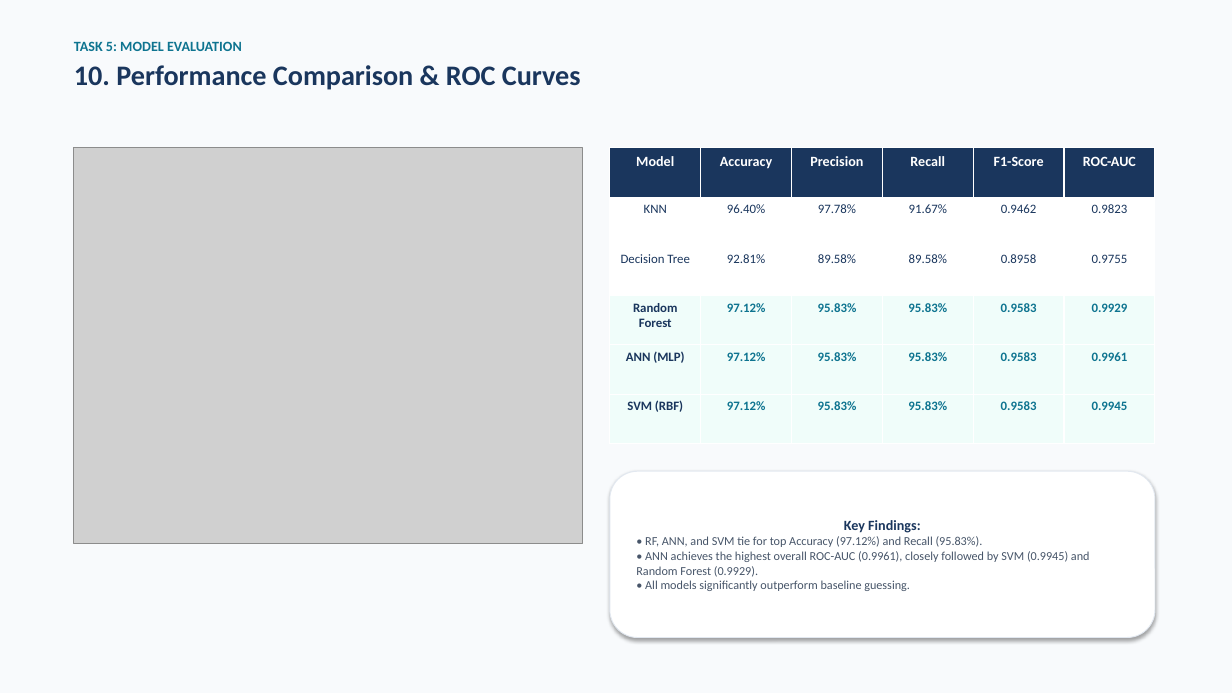
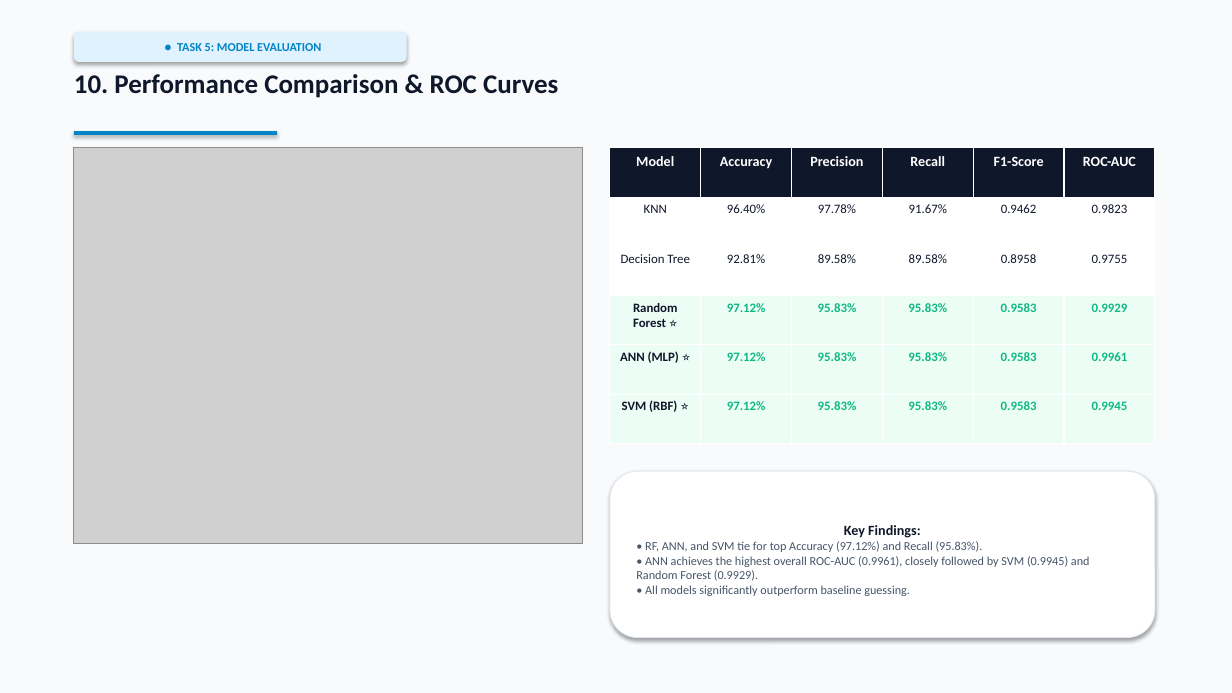
Before and after one commit to RemonAyman/advai, a slide deck: slide 11 of breast_cancer_classification_presentation.pptx. Drawn at 1232x693 pixels with LibreOffice and Linux fonts; fonts in the diff are those of the drawing; grey boxes stand for pictures. Boxes give left, top, right and bottom in pixels: in the first picture for what was removed or moved away, otherwise in the second. Text is boxed around its words. In the diff, an @@ line names an element or a change of style, - is before the commit and + after.

```diff
--- a/breast_cancer_classification_presentation.pptx
+++ b/breast_cancer_classification_presentation.pptx
@@ text at (74, 41, 242, 51): paragraph removed @@
-TASK 5: MODEL EVALUATION
@@ rounded rectangle added at (74, 32, 407, 62), fill #E0F2FE, 9.5 pt, text #0284C7, bold @@
+● TASK 5: MODEL EVALUATION
@@ text "10. Performance Comparison & ROC ...": place and size @@
-text "10. Performance Comparison & ROC ..." at (74, 41, 581, 90)
+text "10. Performance Comparison & ROC ..." at (74, 74, 558, 98)
@@ text "10. Performance Comparison & ROC ..." at (74, 74, 558, 98): size 22 to 21 pt, text colour #1A365D to #0F172A; less space between paragraphs @@
@@ rectangle added at (74, 131, 277, 135), fill #0284C7 @@
@@ table at (610, 148, 1153, 444) @@
-row 4, column 1: Random Forest
+row 4, column 1: Random Forest ⭐
-row 5, column 1: ANN (MLP)
+row 5, column 1: ANN (MLP) ⭐
-row 6, column 1: SVM (RBF)
+row 6, column 1: SVM (RBF) ⭐
@@ fill #1A365D to #0F172A in row 1 @@
@@ fill #F0FDFA to #ECFDF5 in 18 cells @@
@@ text colour #1A365D to #0F172A in "KNN", "96.40%", "97.78%", "91.67%" and 8 more places @@
@@ text colour #0E7490 to #10B981 in "97.12%", "95.83%", "95.83%", "0.9583" and 11 more places @@
@@ text in rounded rectangle at (844, 525, 920, 538): text colour #1A365D to #0F172A in "Key Findings:" @@
```
Also in this commit, not shown: 12 other slides changed, 2 other files.
